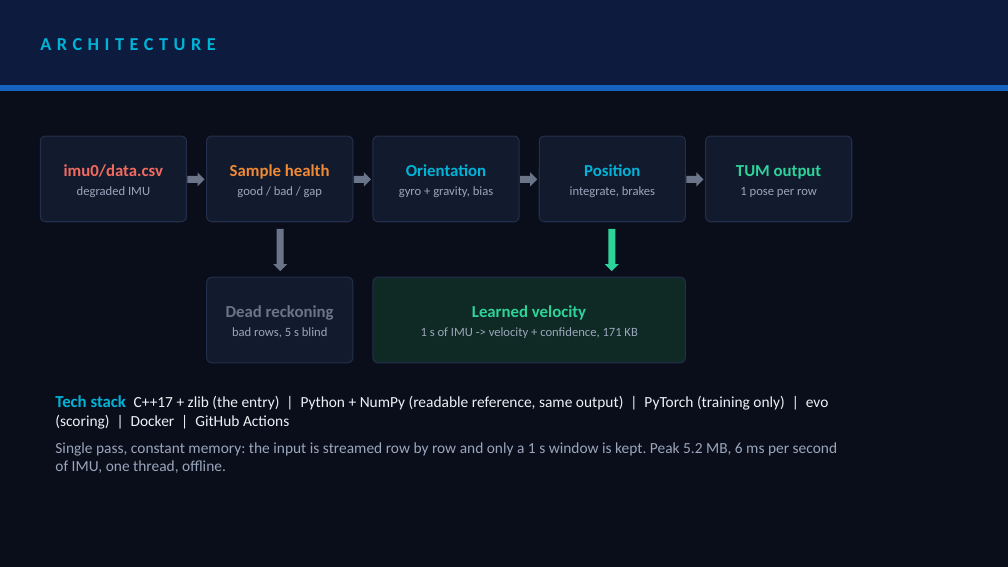
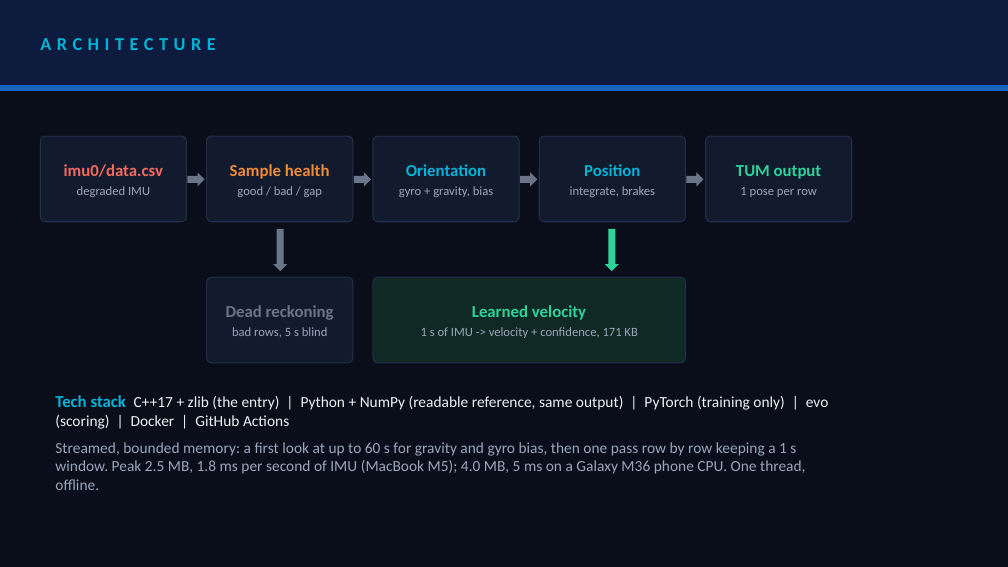
Before and after one commit to rehaanajani/pathfinder-xr, a slide deck: slide 4 of deck/SRMIST_CaliforniaBurrito.pptx. Drawn at 1008x567 pixels with LibreOffice and Linux fonts; fonts in the diff are those of the drawing. Boxes give left, top, right and bottom in pixels: in the first picture for what was removed or moved away, otherwise in the second. Text is boxed around its words. In the diff, an @@ line names an element or a change of style, - is before the commit and + after.

Commit message:
Updated the deck to the final numbers on the organisers' script and fixed the wording reviewers flagged

```diff
--- a/deck/SRMIST_CaliforniaBurrito.pptx
+++ b/deck/SRMIST_CaliforniaBurrito.pptx
@@ text at [55, 442, 805, 490]: text changed @@
-Single pass, constant memory: the input is streamed row by row and only a 1 s window is kept. Peak 5.2 MB, 6 ms per second of IMU, one thread, offline.
+Streamed, bounded memory: a first look at up to 60 s for gravity and gyro bias, then one pass row by row keeping a 1 s window. Peak 2.5 MB, 1.8 ms per second of IMU (MacBook M5); 4.0 MB, 5 ms on a Galaxy M36 phone CPU. One thread, offline.
```
Also in this commit, not shown: 6 other slides changed, 2 other files.
